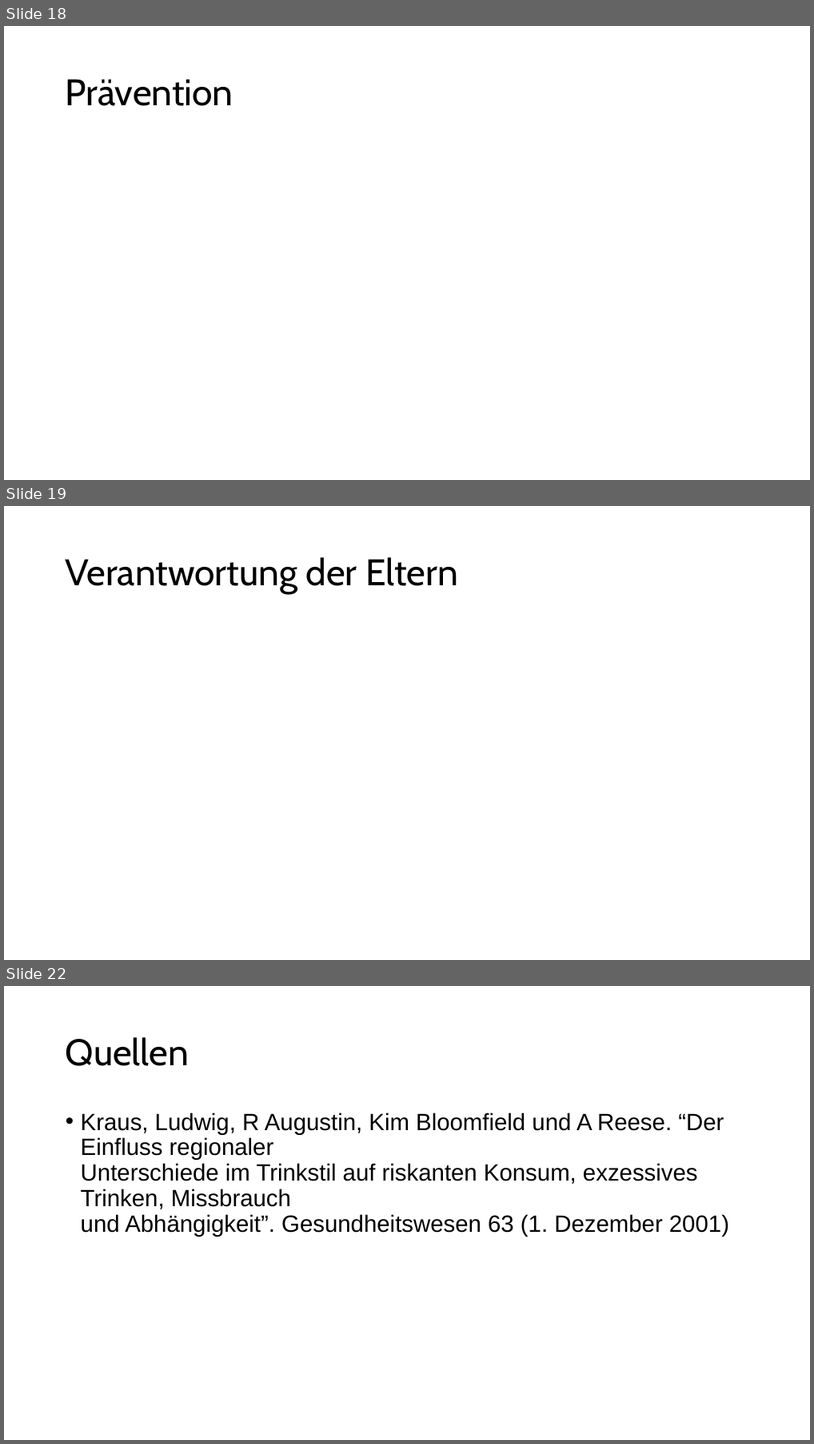
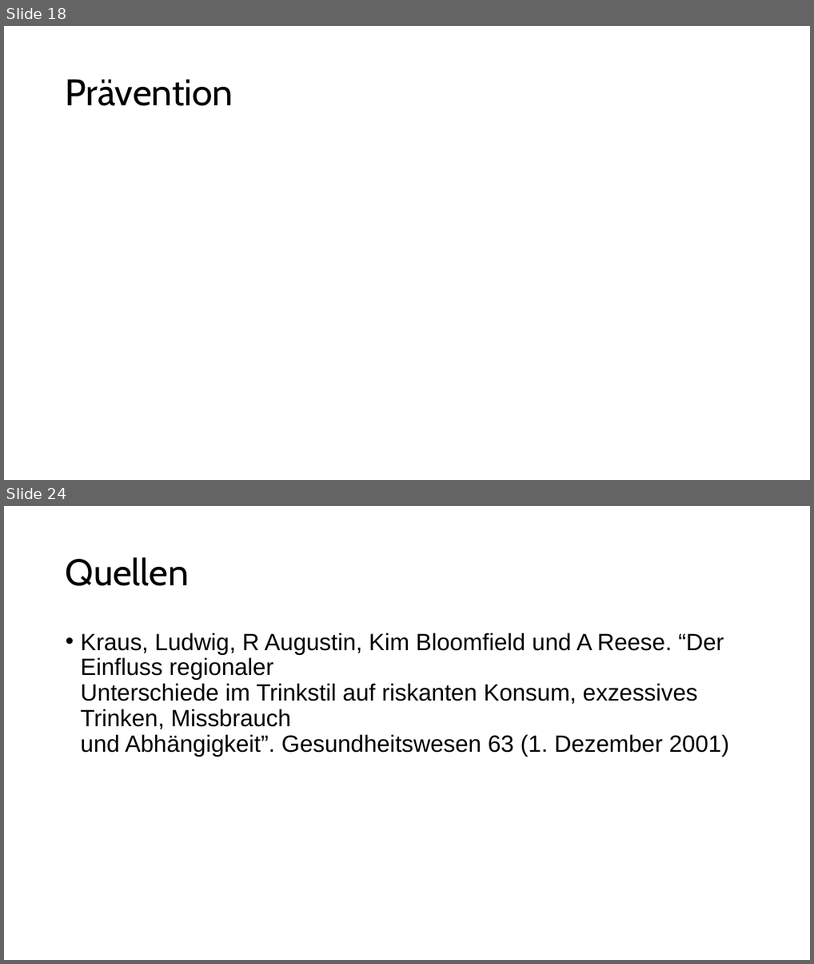
Before and after one commit to Bergschaf/Seminarkurs, a slide deck: präsi/Präsentation.odp. Shown one above the other, each under a label of ours: slides 18, 19 and 22 before the commit, slides 18 and 24 after it; the slides between them are not shown. The pictures are 814x1444 and 814x964 pixels, drawn with LibreOffice and Linux fonts; fonts in the diff are those of the drawing. Boxes give left, top, right and bottom in pixels: in the first picture for what was removed or moved away, otherwise in the second. Text is boxed around its words. In the diff, an @@ line names an element or a change of style, - is before the commit and + after.

```diff
--- a/präsi/Präsentation.odp
+++ b/präsi/Präsentation.odp
@@ slide 19 removed at (x1=4, y1=506, x2=810, y2=960), background #FFFFFF @@
@@ title removed at (x1=66, y1=557, x2=458, y2=594) @@
-Verantwortung der Eltern
@@ what was slide 22 is now slide 24 @@
```
Also in this commit, not shown: 1 slide changed, 6 slides added, 3 other slides removed.
